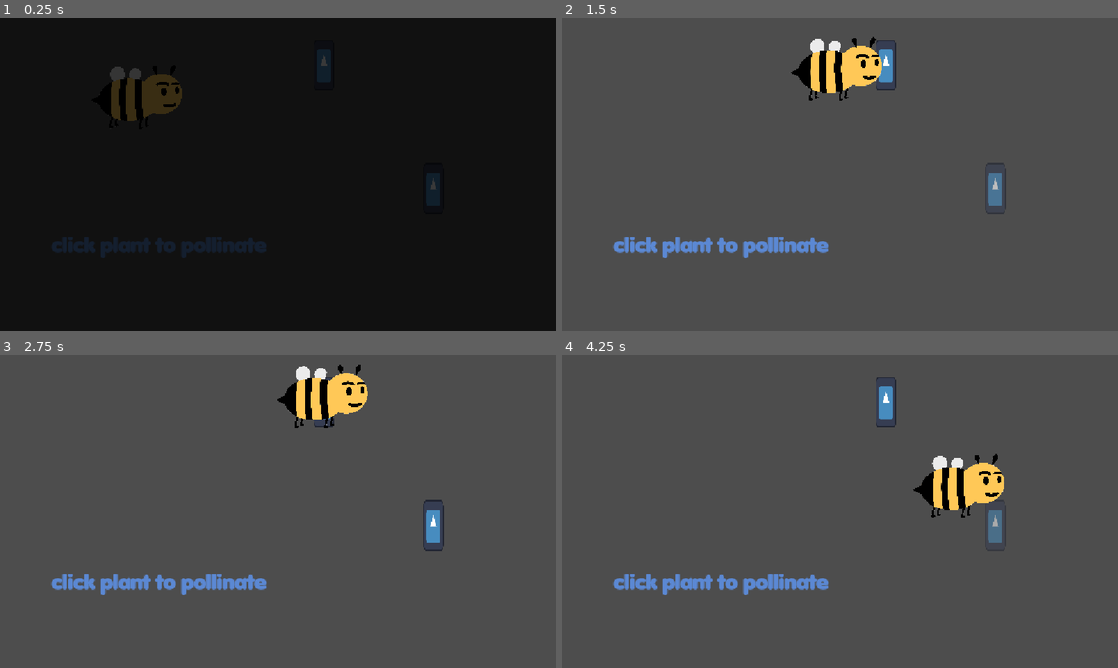
Above: before the commit, frames 1-4 (two rows, left to right).
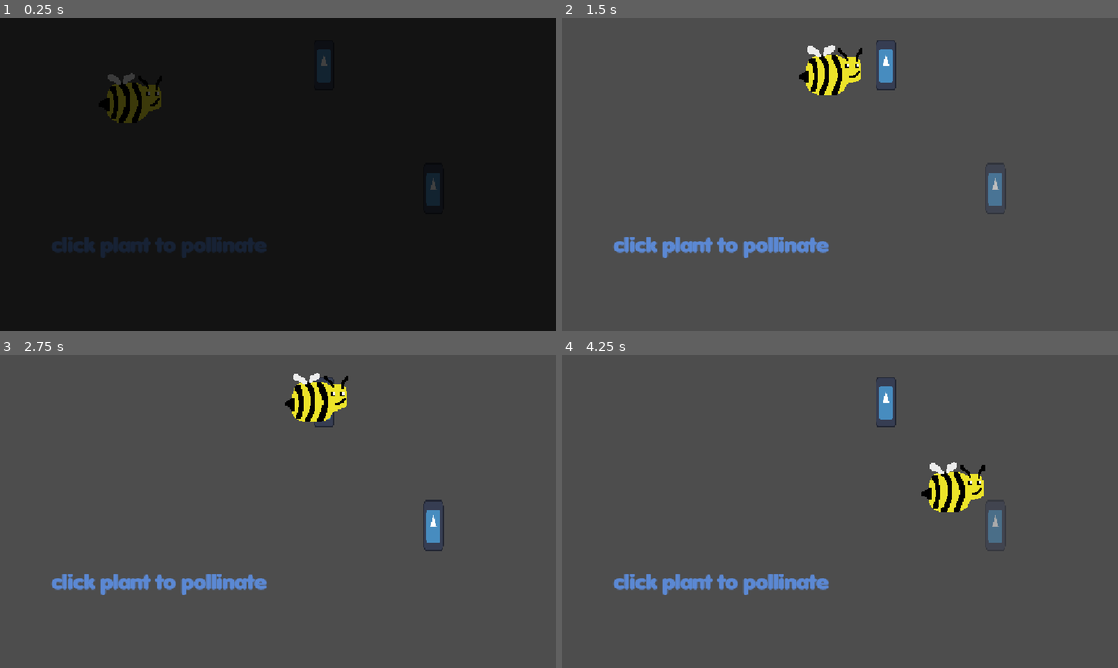
Above: after the commit, the same moments.

Repository: impzay/downtowngreens
Game: Godot game, scene res://Scenes/main.tscn
The game is run twice, just before and just after one commit, with the same random seed, the same clock (stepped at 60 frames per second) and the same inputs. The engine's default icon, where the game draws it, is replaced by a stand-in: a white triangle on a blue panel in a dark square. Sound files missing from this copy of the repository are replaced by a short silence.
Inputs (mouse positions are in pixels of both pictures, inside the frame that each line leads up to):
- Up to frame 1 (0.25 s): no input
- Up to frame 2 (1.5 s): move the mouse to (884, 64) at 0.52 s; click (884, 64) at 0.67 s; move the mouse to (995, 187) at 1.27 s; click (995, 187) at 1.42 s
- Up to frame 3 (2.75 s): move the mouse to (333, 442) at 2.02 s; click (333, 442) at 2.17 s
- Up to frame 4 (4.25 s): move the mouse to (812, 574) at 2.77 s; click (812, 574) at 2.92 s; move the mouse to (1006, 558) at 3.52 s; click (1006, 558) at 3.67 s

The runs differ from the first frame. In frame 1, 1.0% of the frame differs, in the area x 19-33%, y 15-34%; in frame 2, 1.8%; in frame 3, 1.8%; in frame 4, 1.9%, in the area x 9-80%, y 10-77%.

Commit message:
Add replay button to last level, fix ui bug, changed bee sprite so i could mess with animations.

Diff:
--- a/garden-sprouts/Scenes/Level2.tscn
+++ b/garden-sprouts/Scenes/Level2.tscn
@@ -8,6 +8,17 @@
 [ext_resource type="Script" uid="uid://3df3y2sllgny" path="res://Scripts/sound_handler.gd" id="4_styii"]
 
 [node name="Level2" type="Node2D" unique_id=472284549]
+
+[node name="Sound_Handler" type="Node2D" parent="." unique_id=1615600936]
+script = ExtResource("4_styii")
+
+[node name="AudioStreamPlayer2D" type="AudioStreamPlayer2D" parent="Sound_Handler" unique_id=52113329]
+stream = ExtResource("3_styii")
+volume_db = 1.083
+pitch_scale = 1.4
+max_distance = 3145.0
+
+[node name="MusicPlayer" type="AudioStreamPlayer2D" parent="Sound_Handler" unique_id=566348799]
 
 [node name="UI" type="Control" parent="." unique_id=1353652983]
 layout_mode = 3
@@ -30,6 +41,7 @@
 
 [node name="ColorRect" type="ColorRect" parent="UI" unique_id=1710521215]
 top_level = true
+z_index = 1
 layout_mode = 0
 offset_left = -13.0
 offset_top = -28.0
@@ -38,19 +50,8 @@
 color = Color(0, 0, 0, 1)
 
 [node name="Pollinator" parent="." unique_id=741083609 instance=ExtResource("1_dlanv")]
+z_index = 1
 position = Vector2(73, 281)
-
-[node name="Sound_Handler" type="Node2D" parent="Pollinator" unique_id=1615600936]
-position = Vector2(-73, -281)
-script = ExtResource("4_styii")
-
-[node name="AudioStreamPlayer2D" type="AudioStreamPlayer2D" parent="Pollinator/Sound_Handler" unique_id=52113329]
-stream = ExtResource("3_styii")
-volume_db = 1.083
-pitch_scale = 1.4
-max_distance = 3145.0
-
-[node name="MusicPlayer" type="AudioStreamPlayer2D" parent="Pollinator/Sound_Handler" unique_id=566348799]
 
 [node name="Plant" parent="." unique_id=16015361 instance=ExtResource("4_lgosu")]
 position = Vector2(405, 114)
--- /dev/null
+++ b/garden-sprouts/Scenes/audio_handler.tscn
@@ -0,0 +1,8 @@
+[gd_scene format=3 uid="uid://ddf3x2j8uacme"]
+
+[ext_resource type="Script" uid="uid://bdlehrav48nwy" path="res://Scripts/audio_handler.gd" id="1_8q167"]
+[ext_resource type="AudioStream" uid="uid://vgk2durfdc0y" path="res://Assets/Sound/sigmamusicart-background-music-jazz-597003.mp3" id="1_f58ip"]
+
+[node name="AudioHandler" type="AudioStreamPlayer" unique_id=397559448]
+stream = ExtResource("1_f58ip")
+script = ExtResource("1_8q167")
--- /dev/null
+++ b/garden-sprouts/Scenes/level3.gd
@@ -0,0 +1,15 @@
+extends Node2D
+
+@onready var UI = $UI
+@onready var replay_button = $UI/ReplayButton
+
+func _ready() -> void:
+	replay_button.visible = false
+
+func _process(delta: float) -> void:
+	if GameManager.game_won:
+		replay_button.visible = true
+
+
+func _on_replay_button_pressed() -> void:
+	GameManager.restart()
--- a/garden-sprouts/Scenes/level3.tscn
+++ b/garden-sprouts/Scenes/level3.tscn
@@ -2,12 +2,26 @@
 
 [ext_resource type="PackedScene" uid="uid://c0x216xvxywlj" path="res://Scenes/pollinator.tscn" id="1_d77hw"]
 [ext_resource type="Script" uid="uid://dwu8h1syg1nsv" path="res://Scripts/ui.gd" id="1_mrxql"]
+[ext_resource type="Script" uid="uid://oytehwbnlmn2" path="res://Scenes/level3.gd" id="1_qrg6c"]
 [ext_resource type="Script" uid="uid://3df3y2sllgny" path="res://Scripts/sound_handler.gd" id="2_jaajx"]
 [ext_resource type="FontFile" uid="uid://dcrcb5dvofcxi" path="res://Assets/Fonts/Anja Eliane accent002.ttf" id="2_qrg6c"]
 [ext_resource type="AudioStream" uid="uid://bhgdgr5xeor6s" path="res://Assets/Sound/yay.mp3" id="3_mrxql"]
 [ext_resource type="PackedScene" uid="uid://pomuvcnko6ij" path="res://Scenes/plant.tscn" id="4_qrg6c"]
 
 [node name="Level3" type="Node2D" unique_id=472284549]
+script = ExtResource("1_qrg6c")
+
+[node name="Sound_Handler" type="Node2D" parent="." unique_id=1615600936]
+position = Vector2(31, 58)
+script = ExtResource("2_jaajx")
+
+[node name="AudioStreamPlayer2D" type="AudioStreamPlayer2D" parent="Sound_Handler" unique_id=52113329]
+stream = ExtResource("3_mrxql")
+volume_db = 1.083
+pitch_scale = 1.4
+max_distance = 3145.0
+
+[node name="MusicPlayer" type="AudioStreamPlayer2D" parent="Sound_Handler" unique_id=566348799]
 
 [node name="UI" type="Control" parent="." unique_id=543839926]
 layout_mode = 3
@@ -30,27 +44,28 @@
 
 [node name="ColorRect" type="ColorRect" parent="UI" unique_id=2022805863]
 top_level = true
+z_index = 1
 layout_mode = 0
 offset_left = -13.0
 offset_top = -28.0
 offset_right = 1187.0
 offset_bottom = 687.0
+mouse_filter = 2
 color = Color(0, 0, 0, 1)
 
+[node name="ReplayButton" type="Button" parent="UI" unique_id=455660068]
+layout_mode = 0
+offset_left = 963.0
+offset_top = 9.0
+offset_right = 1122.0
+offset_bottom = 79.0
+theme_override_fonts/font = ExtResource("2_qrg6c")
+theme_override_font_sizes/font_size = 43
+text = "Replay!"
+
 [node name="Pollinator" parent="." unique_id=741083609 instance=ExtResource("1_d77hw")]
+z_index = 1
 position = Vector2(104, 339)
-
-[node name="Sound_Handler" type="Node2D" parent="Pollinator" unique_id=1615600936]
-position = Vector2(-73, -281)
-script = ExtResource("2_jaajx")
-
-[node name="AudioStreamPlayer2D" type="AudioStreamPlayer2D" parent="Pollinator/Sound_Handler" unique_id=52113329]
-stream = ExtResource("3_mrxql")
-volume_db = 1.083
-pitch_scale = 1.4
-max_distance = 3145.0
-
-[node name="MusicPlayer" type="AudioStreamPlayer2D" parent="Pollinator/Sound_Handler" unique_id=566348799]
 
 [node name="Plant" parent="." unique_id=16015361 instance=ExtResource("4_qrg6c")]
 position = Vector2(559, 124)
@@ -69,3 +84,5 @@
 position = Vector2(972, 445)
 is_pollinated = true
 plant_type = "Pumpkin"
+
+[connection signal="pressed" from="UI/ReplayButton" to="." method="_on_replay_button_pressed"]
--- a/garden-sprouts/Scenes/main.tscn
+++ b/garden-sprouts/Scenes/main.tscn
@@ -1,6 +1,6 @@
 [gd_scene format=3 uid="uid://b0l8qtqddlnj3"]
 
-[ext_resource type="Script" uid="uid://bmyfne6781ygk" path="res://Scenes/main.gd" id="1_6bp64"]
+[ext_resource type="Script" uid="uid://bmyfne6781ygk" path="res://Scripts/main.gd" id="1_6bp64"]
 [ext_resource type="Script" uid="uid://dwu8h1syg1nsv" path="res://Scripts/ui.gd" id="1_21xkr"]
 [ext_resource type="PackedScene" uid="uid://pomuvcnko6ij" path="res://Scenes/plant.tscn" id="2_jjvhh"]
 [ext_resource type="FontFile" uid="uid://dcrcb5dvofcxi" path="res://Assets/Fonts/Anja Eliane accent002.ttf" id="2_kry3j"]
@@ -52,15 +52,16 @@
 position = Vector2(271, 176)
 transition_time = 1
 
-[node name="Sound_Handler" type="Node2D" parent="Pollinator" unique_id=809176311]
+[node name="Sound_Handler" type="Node2D" parent="." unique_id=809176311]
+position = Vector2(271, 176)
 script = ExtResource("5_6bp64")
 
-[node name="AudioStreamPlayer2D" type="AudioStreamPlayer2D" parent="Pollinator/Sound_Handler" unique_id=844444815]
+[node name="AudioStreamPlayer2D" type="AudioStreamPlayer2D" parent="Sound_Handler" unique_id=844444815]
 stream = ExtResource("5_kry3j")
 volume_db = 1.083
 pitch_scale = 1.4
 max_distance = 3145.0
 
-[node name="MusicPlayer" type="AudioStreamPlayer2D" parent="Pollinator/Sound_Handler" unique_id=313230373]
+[node name="MusicPlayer" type="AudioStreamPlayer2D" parent="Sound_Handler" unique_id=313230373]
 
-[connection signal="finished" from="Pollinator/Sound_Handler/AudioStreamPlayer2D" to="Pollinator" method="_on_yay_finished"]
+[connection signal="finished" from="Sound_Handler/AudioStreamPlayer2D" to="Pollinator" method="_on_yay_finished"]
--- a/garden-sprouts/Scenes/pollinator.tscn
+++ b/garden-sprouts/Scenes/pollinator.tscn
@@ -1,19 +1,59 @@
 [gd_scene format=3 uid="uid://c0x216xvxywlj"]
 
 [ext_resource type="Script" uid="uid://cik0frxb4k8bs" path="res://Scripts/pollinator.gd" id="1_dkmy2"]
-[ext_resource type="Texture2D" uid="uid://cql44a1uviua" path="res://Assets/Sprites/Transparent Bee.png" id="2_qrert"]
+[ext_resource type="Texture2D" uid="uid://benoflgth37vu" path="res://Assets/Sprites/beesheett.png" id="2_qrert"]
+
+[sub_resource type="AtlasTexture" id="AtlasTexture_su87t"]
+atlas = ExtResource("2_qrert")
+region = Rect2(0, 0, 64, 64)
+
+[sub_resource type="AtlasTexture" id="AtlasTexture_ynioc"]
+atlas = ExtResource("2_qrert")
+region = Rect2(64, 0, 64, 64)
+
+[sub_resource type="AtlasTexture" id="AtlasTexture_saavb"]
+atlas = ExtResource("2_qrert")
+region = Rect2(128, 0, 64, 64)
+
+[sub_resource type="AtlasTexture" id="AtlasTexture_aj78p"]
+atlas = ExtResource("2_qrert")
+region = Rect2(192, 0, 64, 64)
+
+[sub_resource type="SpriteFrames" id="SpriteFrames_g4v7s"]
+animations = [{
+"frames": [{
+"duration": 1.0,
+"texture": SubResource("AtlasTexture_su87t")
+}, {
+"duration": 1.0,
+"texture": SubResource("AtlasTexture_ynioc")
+}, {
+"duration": 1.0,
+"texture": SubResource("AtlasTexture_saavb")
+}, {
+"duration": 1.0,
+"texture": SubResource("AtlasTexture_aj78p")
+}],
+"loop": 1,
+"name": &"fly",
+"speed": 5.0
+}]
 
 [sub_resource type="CapsuleShape2D" id="CapsuleShape2D_g4v7s"]
 radius = 49.0
-height = 118.0
+height = 98.0
 
 [node name="Pollinator" type="Node2D" unique_id=741083609]
 script = ExtResource("1_dkmy2")
 
-[node name="Sprite2D" type="Sprite2D" parent="." unique_id=416774561]
-position = Vector2(5, 17)
-scale = Vector2(0.09702821, 0.09702822)
-texture = ExtResource("2_qrert")
+[node name="AnimatedSprite2D" type="AnimatedSprite2D" parent="." unique_id=1120729021]
+position = Vector2(0, -1)
+scale = Vector2(2.1817431, 2.1817431)
+sprite_frames = SubResource("SpriteFrames_g4v7s")
+animation = &"fly"
+autoplay = "fly"
+frame = 2
+frame_progress = 0.8238297
 
 [node name="CharacterBody2D" type="CharacterBody2D" parent="." unique_id=284734490]
 
--- /dev/null
+++ b/garden-sprouts/Scripts/audio_handler.gd
@@ -0,0 +1,12 @@
+extends AudioStreamPlayer
+
+func _ready() -> void:
+	process_mode = Node.PROCESS_MODE_ALWAYS
+	self.volume_db = -18.0
+	self.bus = "Music"
+
+func play_track(track: AudioStream):
+	if stream == track and playing:
+		return
+	stream = track
+	play()
--- a/garden-sprouts/Scripts/game_manager.gd
+++ b/garden-sprouts/Scripts/game_manager.gd
@@ -2,7 +2,7 @@
 
 var level: int = 1;
 var total_plants_pollinated: int = 0;
-
+var game_won: bool = false
 
 func next_level():
 
@@ -22,3 +22,9 @@
 
 func get_level():
 	return level
+
+func restart():
+	game_won = false
+	level = 1
+	total_plants_pollinated = 0
+	get_tree().change_scene_to_file("res://Scenes/main.tscn")
--- a/garden-sprouts/Scenes/main.gd
+++ b/garden-sprouts/Scripts/main.gd
@@ -6,3 +6,5 @@
 	await get_tree().process_frame  # wait one frame for UI to load
 	var ui = get_node("UI")
 	ui.fade_out()
+
+	AudioHandler.play_track(preload("res://Assets/Sound/sigmamusicart-background-music-jazz-597003.mp3"))
--- a/garden-sprouts/Scripts/pollinator.gd
+++ b/garden-sprouts/Scripts/pollinator.gd
@@ -7,7 +7,11 @@
 var held_pollen: String = "";
 var level: int = 1
 @export var transition_time: int
-@onready var sfx_handler = $Sound_Handler
+@onready var sfx_handler = get_parent().get_node("Sound_Handler")
+@onready var sprite = $AnimatedSprite2D
+
+func _ready() -> void:
+	pass
 
 func _process(delta: float) -> void:
 	if !is_moving:
@@ -47,6 +51,7 @@
 
 func win():
 	print("you win!")
+	GameManager.game_won = true
 	#play again button pops up
 
 func play_sound(sound_name : String):
--- a/garden-sprouts/Scripts/sound_handler.gd
+++ b/garden-sprouts/Scripts/sound_handler.gd
@@ -1,16 +1,11 @@
 extends Node2D
 
 @onready var sound_player = $AudioStreamPlayer2D
-@onready var music_player = $MusicPlayer
 
 var sounds_library = {
 	"yay": preload("res://Assets/Sound/yay.mp3"),
 	"button_click": preload("res://Assets/Sound/506054__mellau__button-click-1.wav"),
 	"button_hover": preload("res://Assets/Sound/338229__fachii__button-hover.wav")
-}
-
-var music_playlist = {
-	"main_background": preload("res://Assets/Sound/sigmamusicart-background-music-jazz-597003.mp3")
 }
 
 func get_sound(sound_name : String):
@@ -19,7 +14,3 @@
 		sound_player.play()
 	else:
 		push_error("Sound not found.")
-
-func _ready() -> void:
-	music_player.stream = music_playlist["main_background"]
-	music_player.play()
--- a/garden-sprouts/Scripts/ui.gd
+++ b/garden-sprouts/Scripts/ui.gd
@@ -8,12 +8,13 @@
 var time: float = 0.0
 
 func _ready() -> void:
-	pass
+	fade_out()
+
 func _process(delta):
 	if !is_fading:
 		return
 
-	time += delta * 0.9
+	time += delta * 1.0
 	time = clamp(time, 0.0, 1.0)
 
 	if fade_in:
--- /dev/null
+++ b/garden-sprouts/default_bus_layout.tres
@@ -0,0 +1,9 @@
+[gd_resource type="AudioBusLayout" format=3 uid="uid://do2kg3vm5hd5e"]
+
+[resource]
+bus/1/name = &"Music"
+bus/1/solo = false
+bus/1/mute = false
+bus/1/bypass_fx = false
+bus/1/volume_db = 0.0
+bus/1/send = &"Master"
--- a/garden-sprouts/main.tscn
+++ /dev/null
@@ -1,3 +0,0 @@
-[gd_scene format=3 uid="uid://c4fxic32sly54"]
-
-[node name="Main" type="Node2D" unique_id=268824148]
--- a/garden-sprouts/project.godot
+++ b/garden-sprouts/project.godot
@@ -18,6 +18,7 @@
 [autoload]
 
 GameManager="*uid://btftogq8limk0"
+AudioHandler="*uid://ddf3x2j8uacme"
 
 [display]
 
@@ -30,4 +31,6 @@
 
 [rendering]
 
+textures/canvas_textures/default_texture_filter=3
+textures/canvas_textures/default_texture_repeat=1
 rendering_device/driver.windows="d3d12"
Binary file added: garden-sprouts/Assets/Sprites/beesheett.png
Not shown, added: garden-sprouts/Assets/Sprites/beesheett.png.import
Not shown, added: garden-sprouts/Scenes/level3.gd.uid
Not shown, added: garden-sprouts/Scripts/audio_handler.gd.uid
Renamed: garden-sprouts/Scenes/main.gd.uid -> garden-sprouts/Scripts/main.gd.uid
